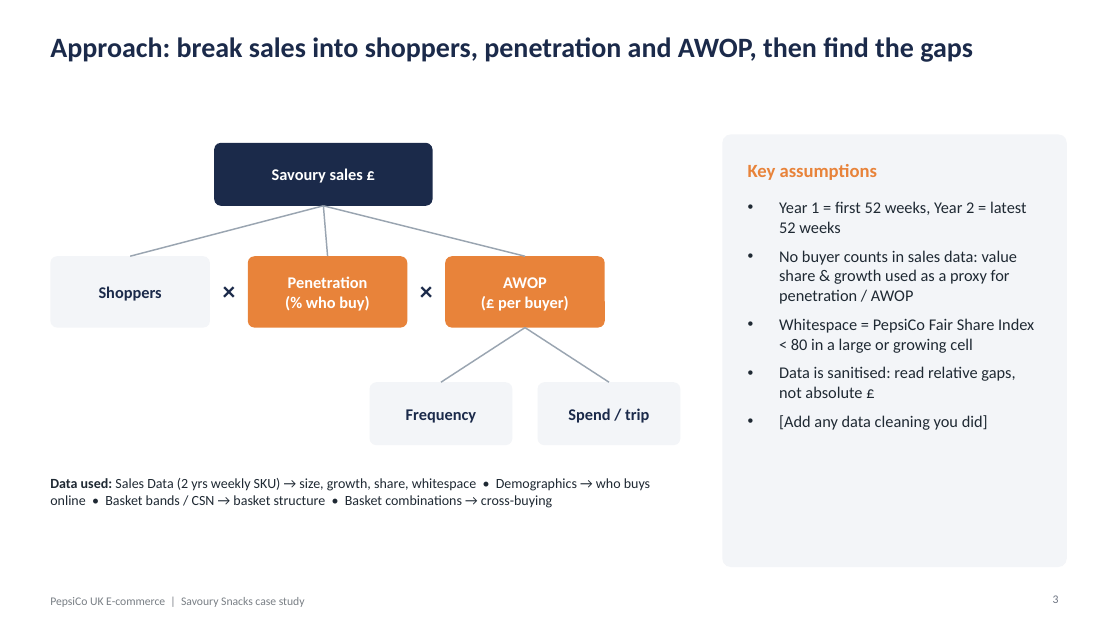
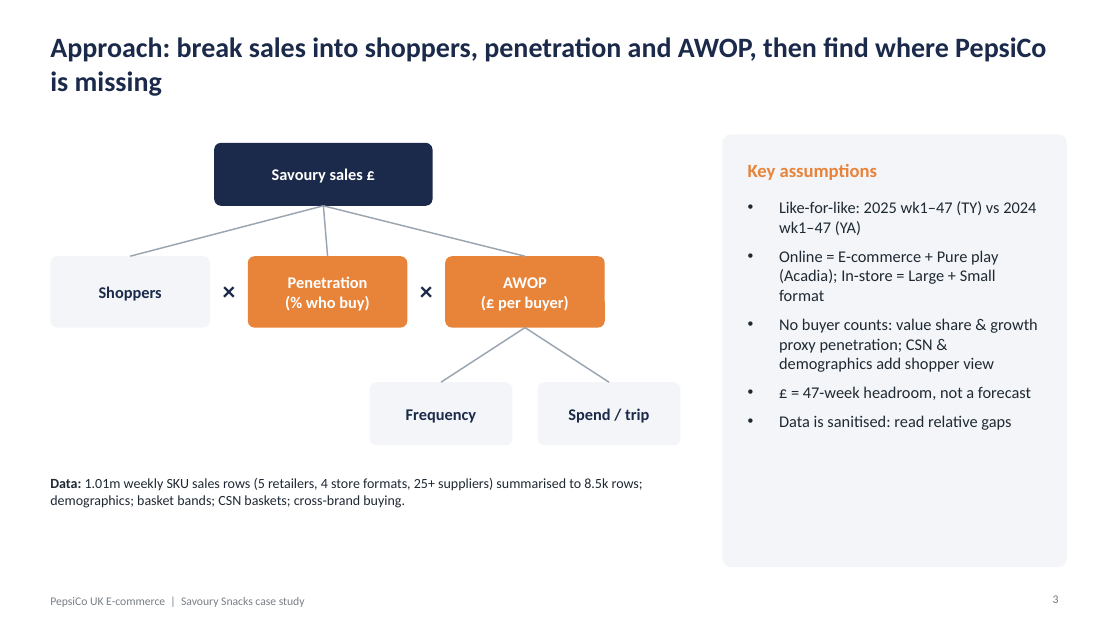
Before and after one commit to harshjunekumar/test-sample, a slide deck: slide 3 of case_study/PepsiCo_Savoury_Case_Study_Deck.pptx. Drawn at 1120x630 pixels with LibreOffice and Linux fonts; fonts in the diff are those of the drawing. Boxes give left, top, right and bottom in pixels: in the first picture for what was removed or moved away, otherwise in the second. Text is boxed around its words. In the diff, an @@ line names an element or a change of style, - is before the commit and + after.

```diff
--- a/case_study/PepsiCo_Savoury_Case_Study_Deck.pptx
+++ b/case_study/PepsiCo_Savoury_Case_Study_Deck.pptx
@@ title at (50, 37, 1046, 96): text changed @@
-Approach: break sales into shoppers, penetration and AWOP, then find the gaps
+Approach: break sales into shoppers, penetration and AWOP, then find where PepsiCo is missing
@@ text at (779, 201, 1037, 430): text changed @@
-• Year 1 = first 52 weeks, Year 2 = latest 52 weeks
-• No buyer counts in sales data: value share & growth used as a proxy for penetration / AWOP
-• Whitespace = PepsiCo Fair Share Index < 80 in a large or growing cell
-• Data is sanitised: read relative gaps, not absolute £
-• [Add any data cleaning you did]
+• Like-for-like: 2025 wk1–47 (TY) vs 2024 wk1–47 (YA)
+• Online = E-commerce + Pure play (Acadia); In-store = Large + Small format
+• No buyer counts: value share & growth proxy penetration; CSN & demographics add shopper view
+• £ = 47-week headroom, not a forecast
+• Data is sanitised: read relative gaps
@@ text at (50, 478, 643, 508): text changed @@
-Data used: Sales Data (2 yrs weekly SKU) → size, growth, share, whitespace • Demographics → who buys online • Basket bands / CSN → basket structure • Basket combinations → cross-buying
+Data: 1.01m weekly SKU sales rows (5 retailers, 4 store formats, 25+ suppliers) summarised to 8.5k rows; demographics; basket bands; CSN baskets; cross-brand buying.
```
Also in this commit, not shown: 6 other slides changed, 3 slides added, 3 slides removed, 4 other files.
